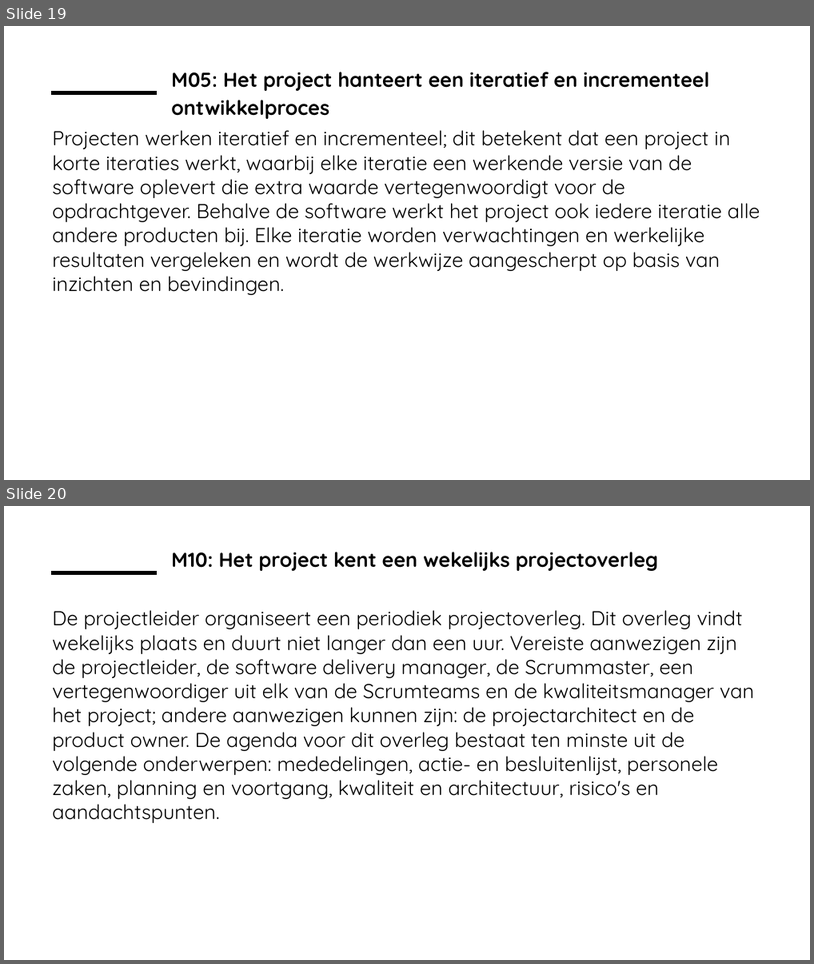
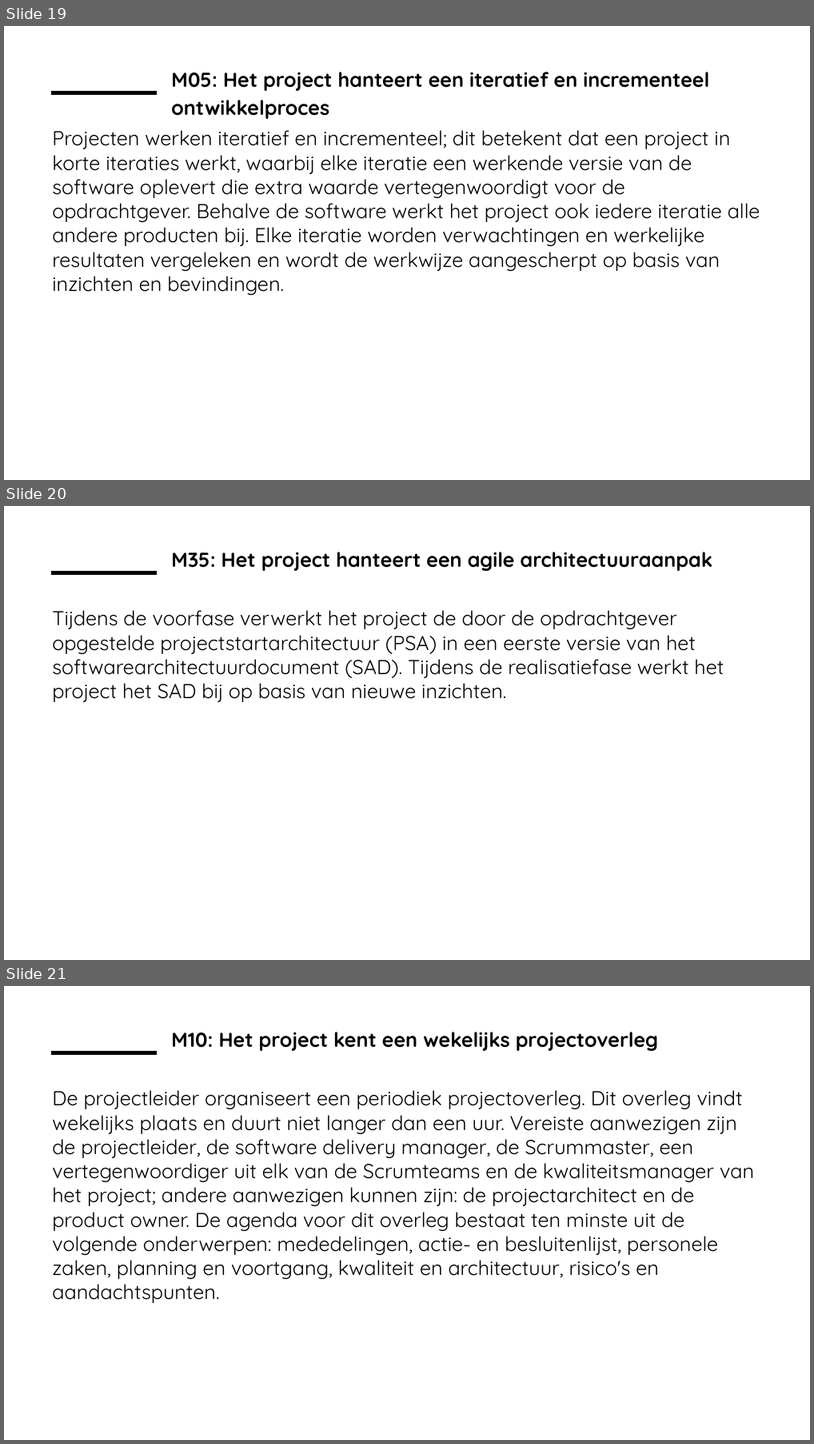
Before and after one commit to ICTU/Kwaliteitsaanpak, a slide deck: docs/wip/ICTU-Kwaliteitsaanpak.pptx. Shown one above the other, each under a label of ours: slides 19 and 20 before the commit, slides 19, 20 and 21 after it. The pictures are 814x964 and 814x1444 pixels, drawn with LibreOffice and Linux fonts; fonts in the diff are those of the drawing; background and template pictures are left out. Boxes give left, top, right and bottom in pixels: in the first picture for what was removed or moved away, otherwise in the second. Text is boxed around its words. In the diff, an @@ line names an element or a change of style, - is before the commit and + after.

Commit message:
Maatregel M35 "Het project hanteert een agile architectuuraanpak" toegevoegd. Templates aangepast aan nieuwe maatregel. Closes #735.

```diff
--- a/docs/wip/ICTU-Kwaliteitsaanpak.pptx
+++ b/docs/wip/ICTU-Kwaliteitsaanpak.pptx
@@ slide 20 added at (4,506,810,960), background #FFFFFF; not listed: 1 template element that a slide beside it also shows @@
@@ title added at (171,552,713,571), 24 pt, text #000000, bold @@
+M35: Het project hanteert een agile architectuuraanpak
@@ text added at (52,610,724,702), 24 pt, text #000000 @@
+Tijdens de voorfase verwerkt het project de door de opdrachtgever opgestelde projectstartarchitectuur (PSA) in een eerste versie van het softwarearchitectuurdocument (SAD). Tijdens de realisatiefase werkt het project het SAD bij op basis van nieuwe inzichten.
@@ what was slide 20 is now slide 21 @@
```
Also in this commit, not shown: 28 other files.
